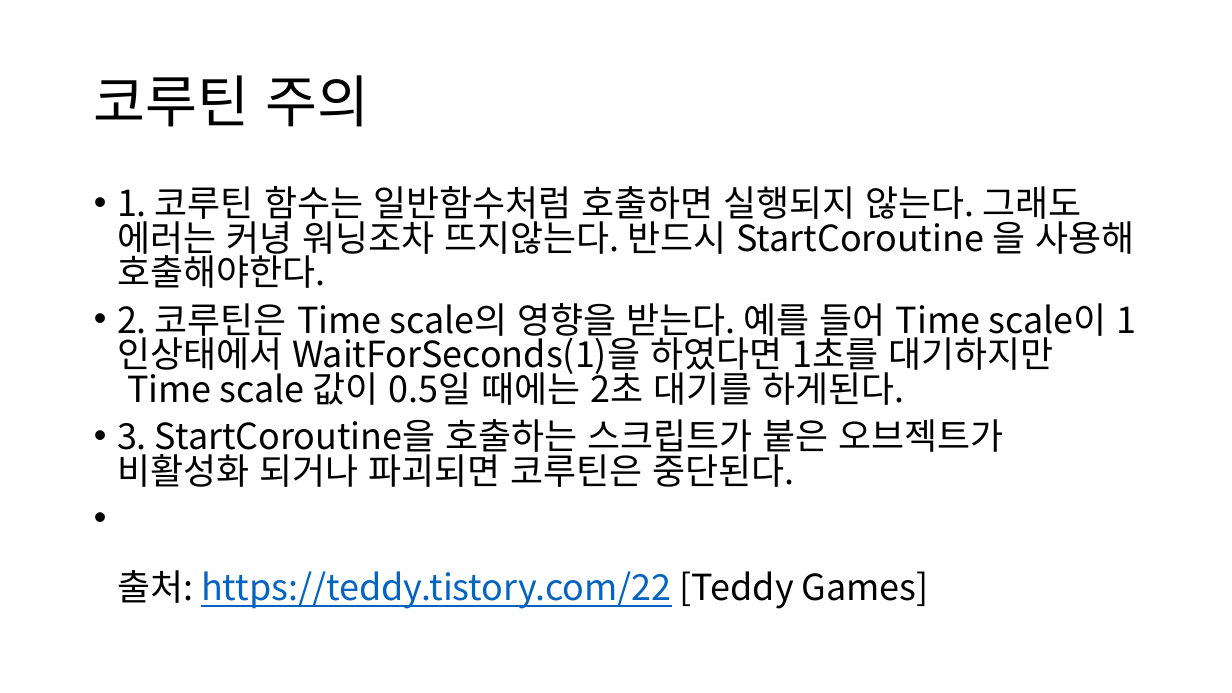
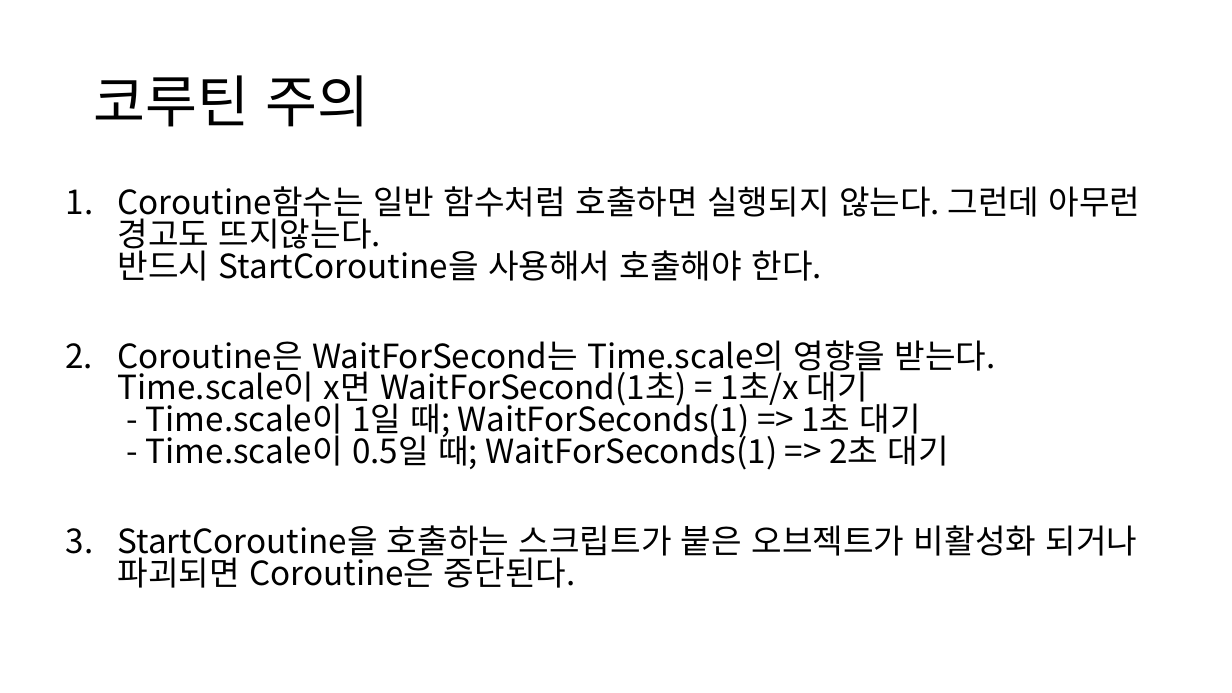
Before and after one commit to IamGroooooot/cien-unity-2019, a slide deck: slide 19 of 3주차.pptx (slide 10 before the commit). Drawn at 1232x693 pixels with LibreOffice and Linux fonts; fonts in the diff are those of the drawing. Boxes give left, top, right and bottom in pixels: in the first picture for what was removed or moved away, otherwise in the second. Text is boxed around its words. In the diff, an @@ line names an element or a change of style, - is before the commit and + after.

```diff
--- a/3주차.pptx
+++ b/3주차.pptx
@@ text at (118, 186, 1141, 588): text changed; size 28 to 25.9 pt @@
-• 1. 코루틴 함수는 일반함수처럼 호출하면 실행되지 않는다. 그래도 에러는 커녕 워닝조차 뜨지않는다. 반드시 StartCoroutine 을 사용해 호출해야한다.
-• 2. 코루틴은 Time scale의 영향을 받는다. 예를 들어 Time scale이 1인상태에서 WaitForSeconds(1)을 하였다면 1초를 대기하지만 Time scale 값이 0.5일 때에는 2초 대기를 하게된다.
-• 3. StartCoroutine을 호출하는 스크립트가 붙은 오브젝트가 비활성화 되거나 파괴되면 코루틴은 중단된다.
-• 출처: https://teddy.tistory.com/22 [Teddy Games]
+1. Coroutine함수는 일반 함수처럼 호출하면 실행되지 않는다. 그런데 아무런 경고도 뜨지않는다.
+   반드시 StartCoroutine을 사용해서 호출해야 한다.
+2. Coroutine은 WaitForSecond는 Time.scale의 영향을 받는다.
+   Time.scale이 x면 WaitForSecond(1초) = 1초/x 대기
+   - Time.scale이 1일 때; WaitForSeconds(1) => 1초 대기
+   - Time.scale이 0.5일 때; WaitForSeconds(1) => 2초 대기
+3. StartCoroutine을 호출하는 스크립트가 붙은 오브젝트가 비활성화 되거나 파괴되면 Coroutine은 중단된다.
```
Also in this commit, not shown: 11 other slides changed, 11 slides added.
